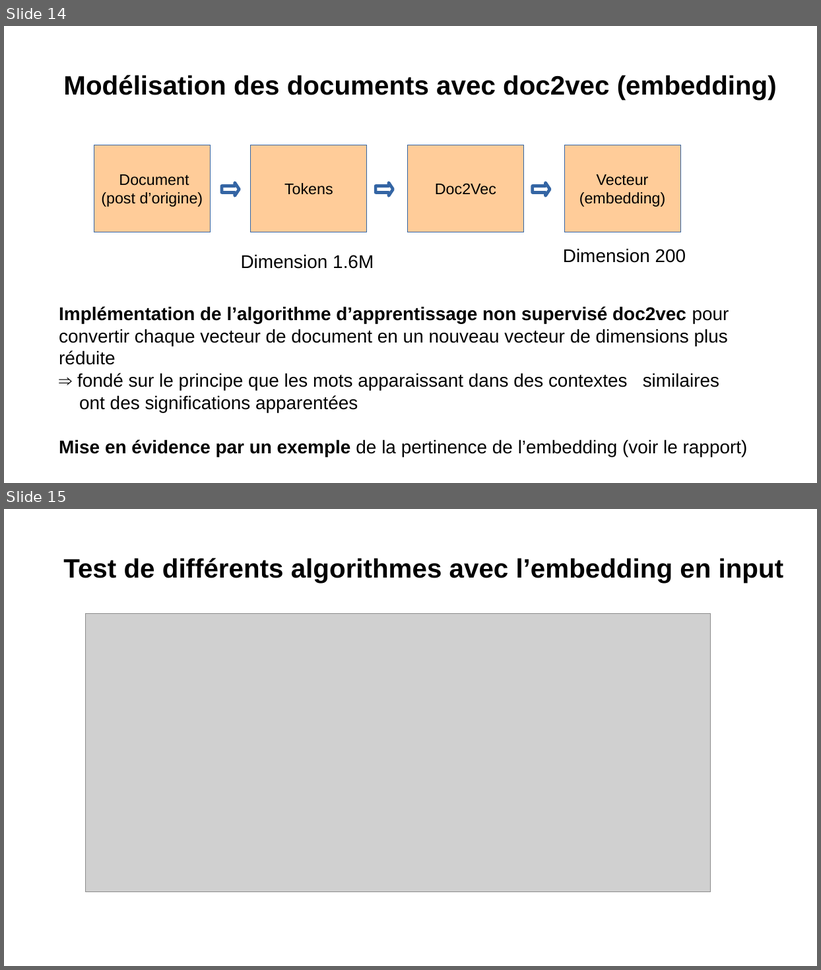
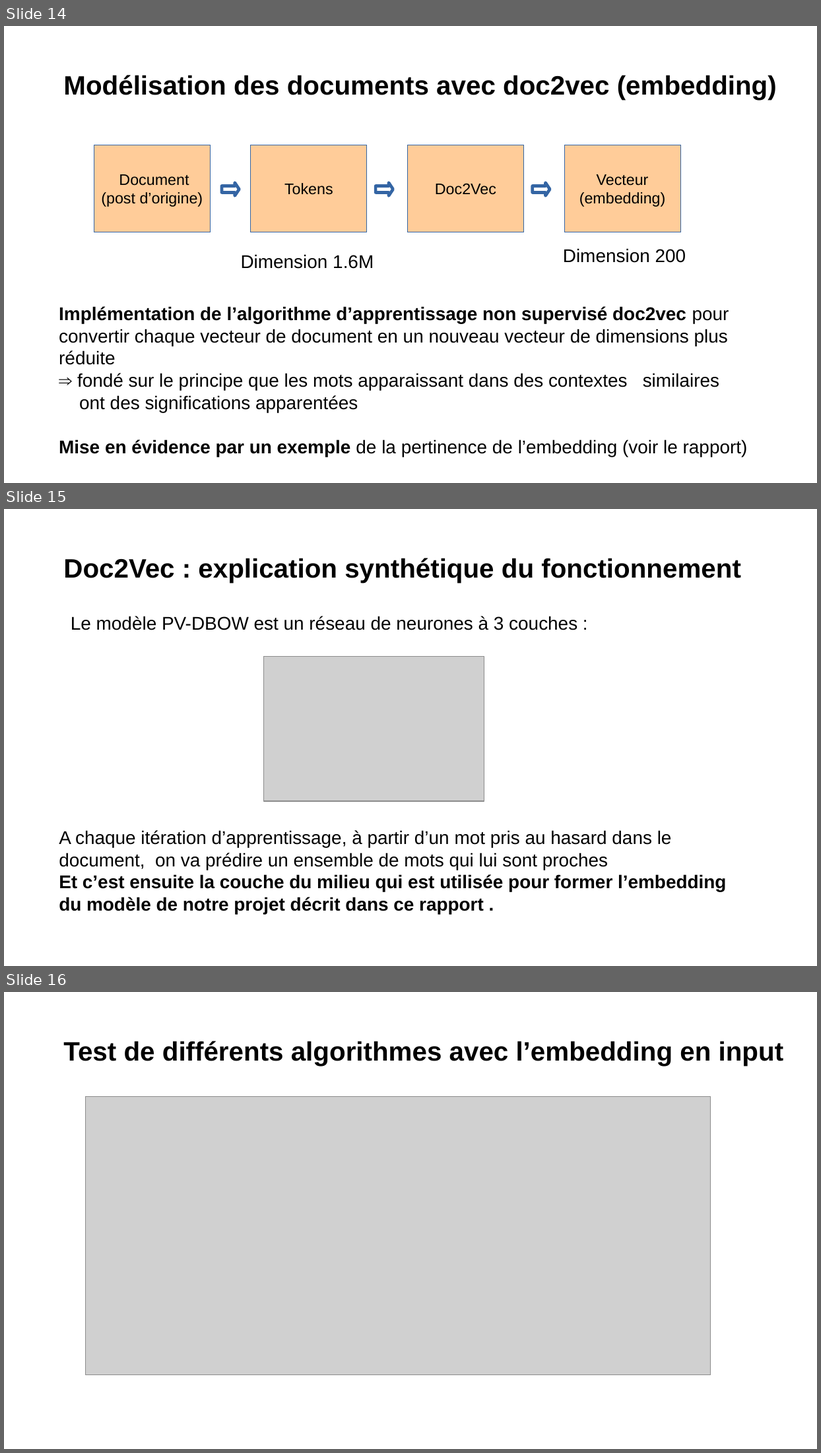
Before and after one commit to Severac/openclassrooms, a slide deck: PJ6/Presentation/PJ6_Presentation.odp. Shown one above the other, each under a label of ours: slides 14 and 15 before the commit, slides 14, 15 and 16 after it. The pictures are 821x970 and 821x1453 pixels, drawn with LibreOffice and Linux fonts; fonts in the diff are those of the drawing; grey boxes stand for pictures. Boxes give left, top, right and bottom in pixels: in the first picture for what was removed or moved away, otherwise in the second. Text is boxed around its words. In the diff, an @@ line names an element or a change of style, - is before the commit and + after.

Commit message:
PJ6: màj doc API, présentation et rapport (dernières infos sur la démarche, et explication de doc2vec)

```diff
--- a/PJ6/Presentation/PJ6_Presentation.odp
+++ b/PJ6/Presentation/PJ6_Presentation.odp
@@ slide 15 added at <box>4,509,817,966</box>, background #FFFFFF @@
@@ text added at <box>63,558,741,583</box>, 26 pt, text #000000, bold @@
+Doc2Vec : explication synthétique du fonctionnement
@@ text added at <box>71,616,578,630</box>, 18 pt, text #000000 @@
+Le modèle PV-DBOW est un réseau de neurones à 3 couches :
@@ picture added at <box>264,657,484,802</box> @@
@@ text added at <box>59,830,726,914</box>, 18 pt, text #000000 @@
+A chaque itération d’apprentissage, à partir d’un mot pris au hasard dans le document, on va prédire un ensemble de mots qui lui sont proches
+Et c’est ensuite la couche du milieu qui est utilisée pour former l’embedding du modèle de notre projet décrit dans ce rapport .
@@ what was slide 15 is now slide 16 @@
```
Also in this commit, not shown: 11 slides changed, 2 other slides added, 6 other files.
